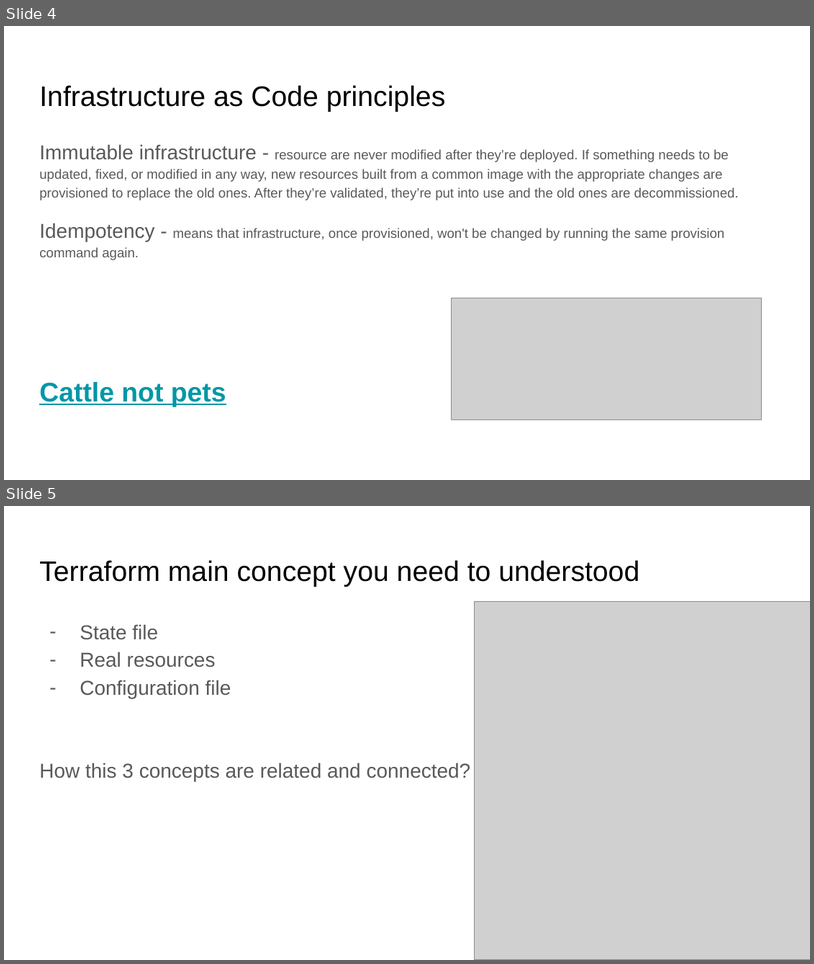
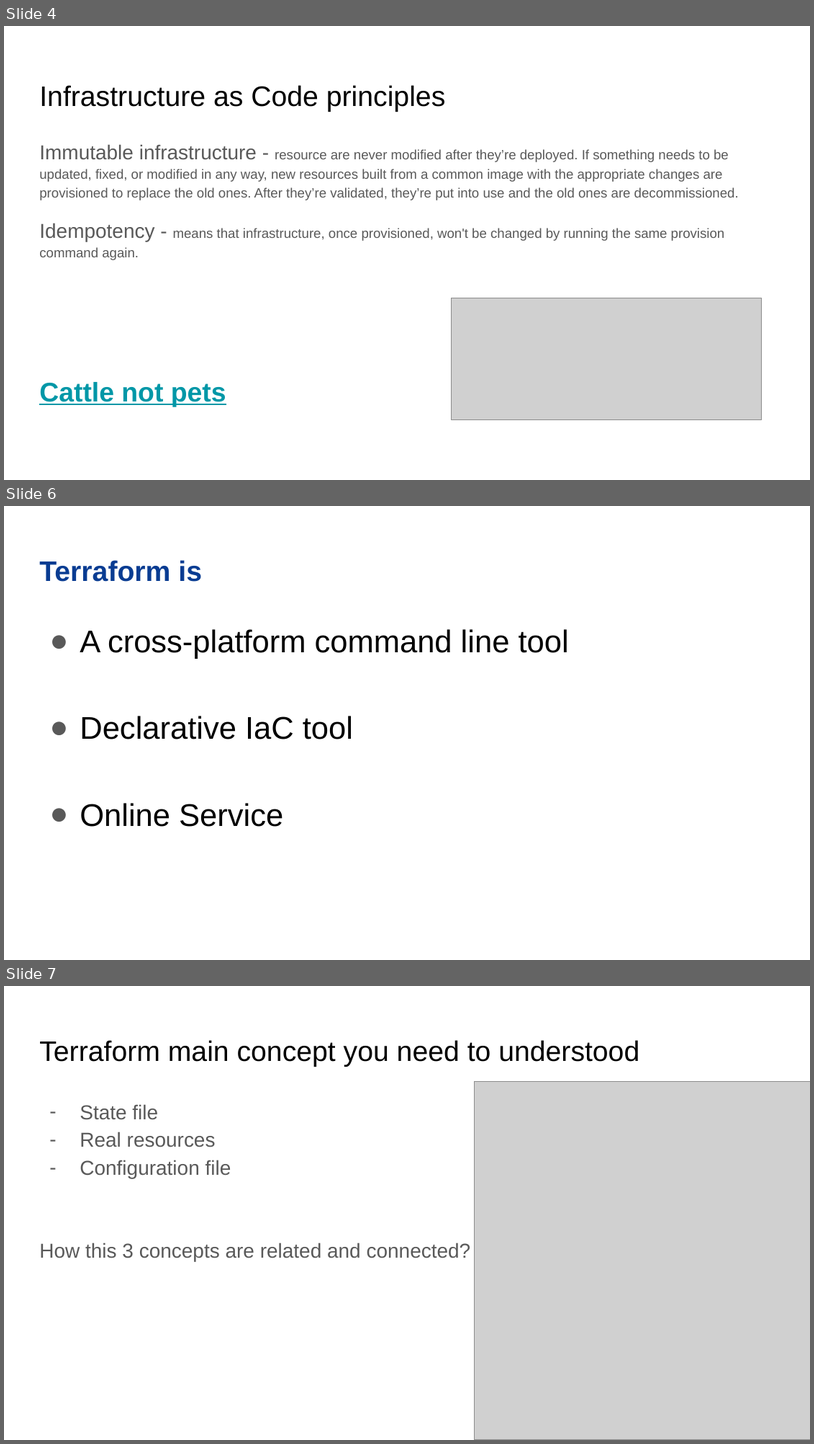
Before and after one commit to zverugin8/Terraform, a slide deck: TF intro.pptx. Shown one above the other, each under a label of ours: slides 4 and 5 before the commit, slides 4, 6 and 7 after it; the slides between them are not shown. The pictures are 814x964 and 814x1444 pixels, drawn with LibreOffice and Linux fonts; fonts in the diff are those of the drawing; grey boxes stand for pictures. Boxes give left, top, right and bottom in pixels: in the first picture for what was removed or moved away, otherwise in the second. Text is boxed around its words. In the diff, an @@ line names an element or a change of style, - is before the commit and + after.

```diff
--- a/TF intro.pptx
+++ b/TF intro.pptx
@@ slide 6 added at (4, 506, 810, 960), background #FFFFFF @@
@@ title added at (39, 560, 202, 582), 25.2 pt, text #093C92, bold @@
+Terraform is
@@ text added at (80, 629, 569, 826), 28 pt, text #000000 @@
+● A cross-platform command line tool
+● Declarative IaC tool
+● Online Service
@@ what was slide 5 is now slide 7 @@
```
Also in this commit, not shown: 1 other slide added.
